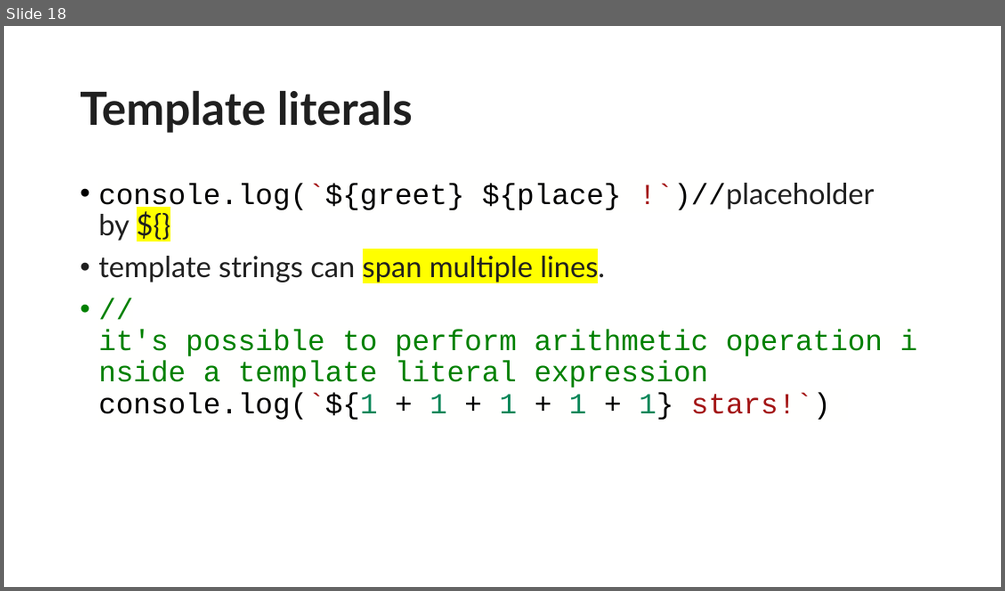
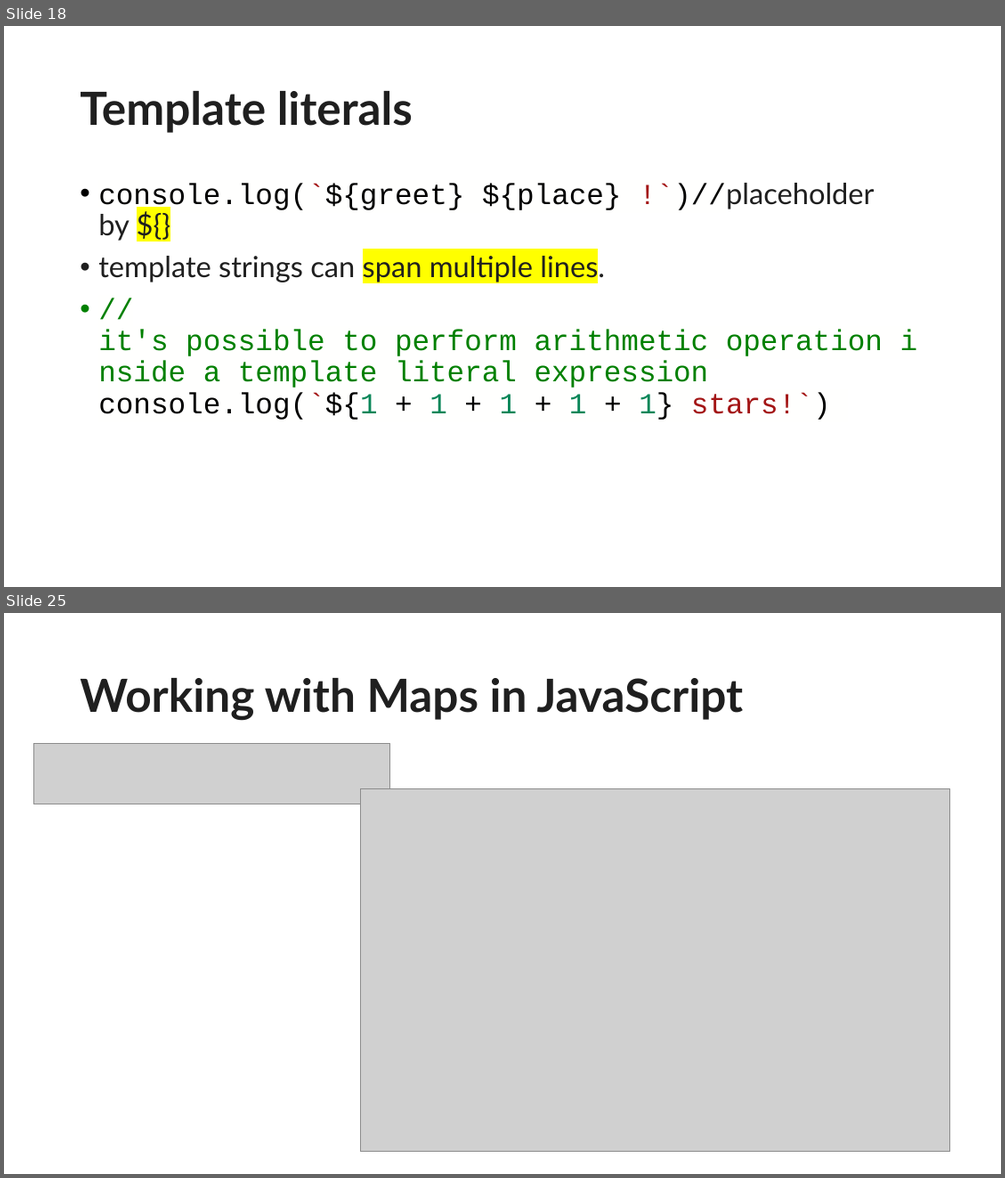
Before and after one commit to wujd0728/meta-frontend-coursera, a slide deck: introduction to JS/javascript basic.pptx. Shown one above the other, each under a label of ours: slide 18 before the commit, slides 18 and 25 after it; the slides between them are not shown. The pictures are 1005x591 and 1005x1178 pixels, drawn with LibreOffice and Linux fonts; fonts in the diff are those of the drawing; grey boxes stand for pictures. Boxes give left, top, right and bottom in pixels: in the first picture for what was removed or moved away, otherwise in the second. Text is boxed around its words. In the diff, an @@ line names an element or a change of style, - is before the commit and + after.

```diff
--- a/introduction to JS/javascript basic.pptx
+++ b/introduction to JS/javascript basic.pptx
@@ slide 25 added at (x1=4, y1=613, x2=1001, y2=1174), background #FFFFFF @@
@@ title added at (x1=80, y1=678, x2=744, y2=720), 44 pt, text #1F1F1F, bold @@
+Working with Maps in JavaScript
@@ picture added at (x1=33, y1=743, x2=390, y2=803) @@
@@ picture added at (x1=360, y1=788, x2=950, y2=1151) @@
```
Also in this commit, not shown: 16 other slides added.
